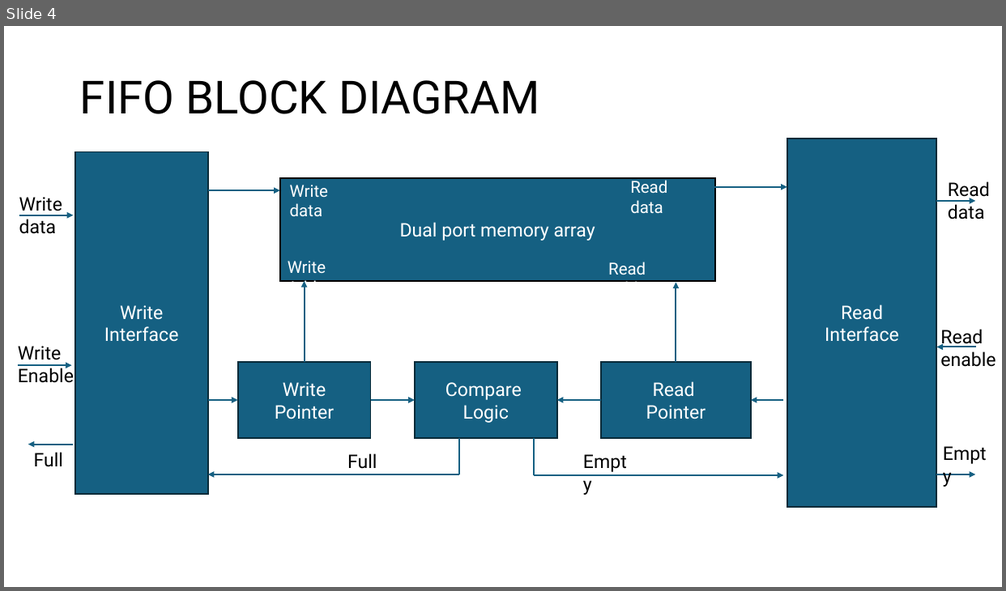
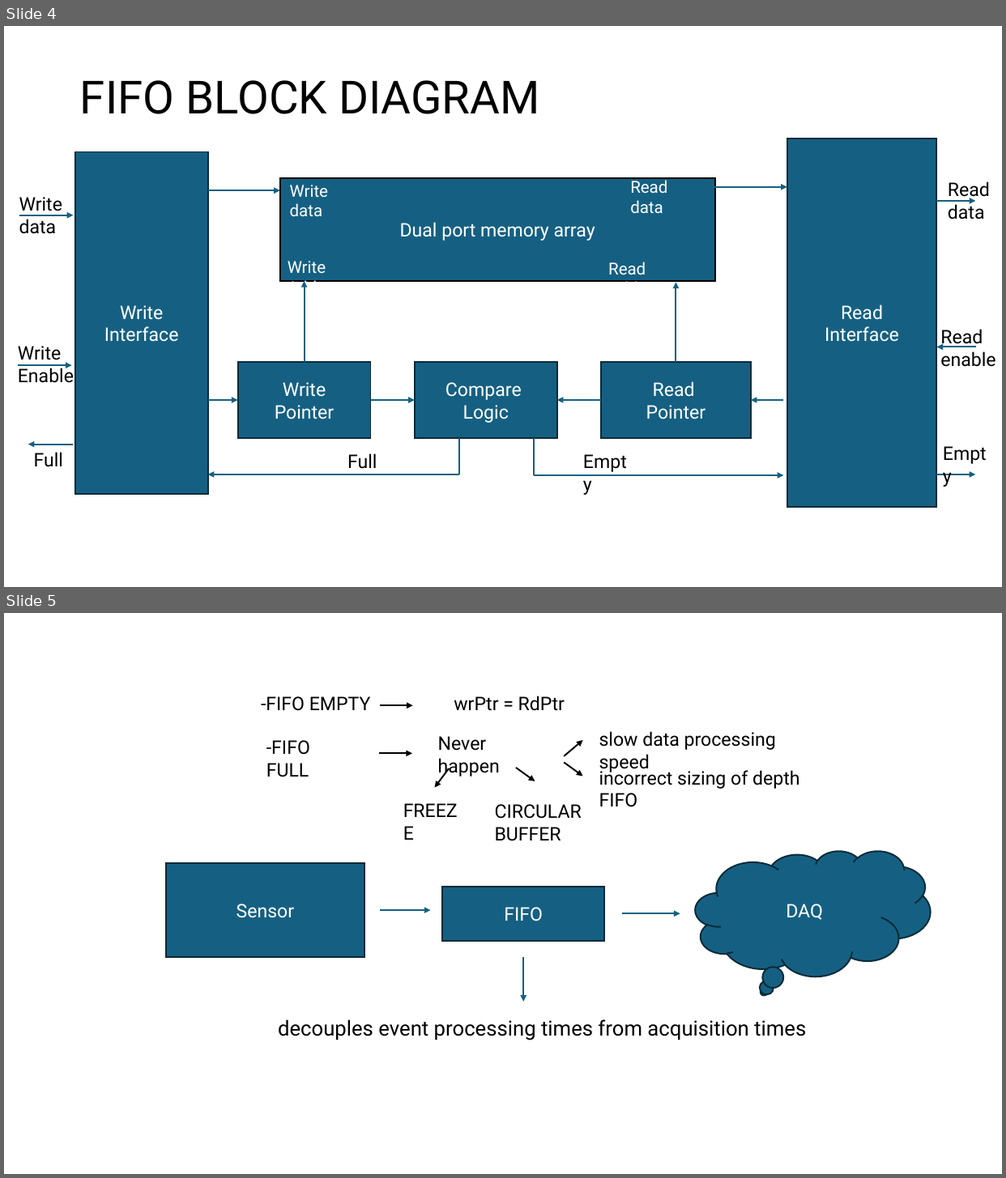
Before and after one commit to micstonks/ADC_Code_Density_on_FPGA, a slide deck: poject.pptx. Shown one above the other, each under a label of ours: slide 4 before the commit, slides 4 and 5 after it. The pictures are 1006x591 and 1006x1178 pixels, drawn with LibreOffice and Linux fonts; fonts in the diff are those of the drawing. Boxes give left, top, right and bottom in pixels: in the first picture for what was removed or moved away, otherwise in the second. Text is boxed around its words. In the diff, an @@ line names an element or a change of style, - is before the commit and + after.

```diff
--- a/poject.pptx
+++ b/poject.pptx
@@ slide 5 added at [4,613,1002,1174], background #FFFFFF @@
@@ text added at [261,696,565,711], 18 pt, text #000000 @@
+-FIFO EMPTY wrPtr = RdPtr
@@ arrow added from (380, 706) to (413, 706), #000000 1.5 pt @@
@@ text added at [599,731,776,773], 18 pt, text #000000 @@
+slow data processing speed
@@ text added at [266,740,310,777], 18 pt, text #000000 @@
+-FIFO FULL
@@ arrow added from (379, 754) to (413, 754), #000000 1.5 pt @@
@@ text added at [438,736,500,777], 18 pt, text #000000 @@
+Never happen
@@ arrow added from (564, 756) to (582, 740), #000000 1.5 pt @@
@@ arrow added from (449, 769) to (434, 787), #000000 1.5 pt @@
@@ arrow added from (516, 768) to (535, 781), #000000 1.5 pt @@
@@ arrow added from (564, 763) to (582, 776), #000000 1.5 pt @@
@@ text added at [599,768,799,807], 18 pt, text #000000 @@
+incorrect sizing of depth FIFO
@@ text added at [395,796,473,825], 18 pt, text #000000 @@
+FREEZE
@@ text added at [495,804,582,841], 18 pt, text #000000 @@
+CIRCULAR BUFFER
@@ thought cloud added at [696,851,931,977], fill #156082, outline #092A39 1.5 pt, 18 pt, text #FFFFFF @@
+DAQ
@@ rectangle added at [166,863,364,957], fill #156082, outline #092A39 1.5 pt, 18 pt, text #FFFFFF @@
+Sensor
@@ rectangle added at [443,887,604,941], fill #156082, outline #092A39 1.5 pt, 18 pt, text #FFFFFF @@
+FIFO
@@ arrow added from (380, 910) to (431, 910), #156082 1.5 pt @@
@@ arrow added from (622, 914) to (680, 914), #156082 1.5 pt @@
@@ arrow added from (523, 957) to (523, 1002), #156082 1.5 pt @@
@@ text added at [278,1020,806,1041], 20 pt, text #000000 @@
+decouples event processing times from acquisition times
```
Also in this commit, not shown: 1 slide changed.
